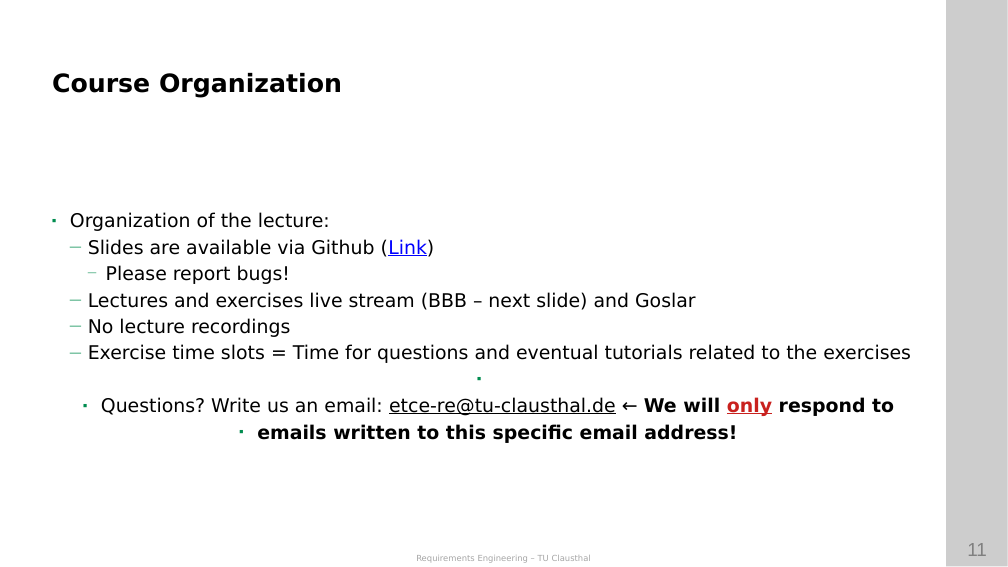
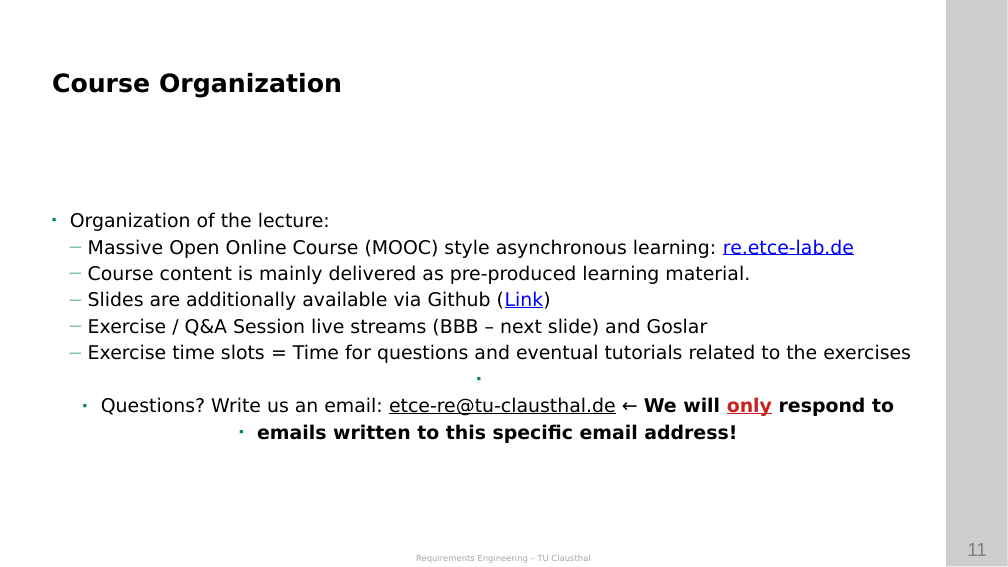
Before and after one commit to ETCE-LAB/teaching-material, a slide deck: slide 11 of Requirements-Engineering/RE-L00-Organization.pptx. Drawn at 1008x567 pixels with LibreOffice and Linux fonts; fonts in the diff are those of the drawing; background and template pictures are left out. Boxes give left, top, right and bottom in pixels: in the first picture for what was removed or moved away, otherwise in the second. Text is boxed around its words. In the diff, an @@ line names an element or a change of style, - is before the commit and + after.

```diff
--- a/Requirements-Engineering/RE-L00-Organization.pptx
+++ b/Requirements-Engineering/RE-L00-Organization.pptx
@@ text at (88,239,854,336): text changed @@
-  — Slides are available via Github (Link)
-    — Please report bugs!
-  — Lectures and exercises live stream (BBB – next slide) and Goslar
-  — No lecture recordings
+  — Massive Open Online Course (MOOC) style asynchronous learning: re.etce-lab.de
+  — Course content is mainly delivered as pre-produced learning material.
+  — Slides are additionally available via Github (Link)
+  — Exercise / Q&A Session live streams (BBB – next slide) and Goslar
```
Also in this commit, not shown: 8 other slides changed, 1 slide added, 5 slides removed, 1 other file.
